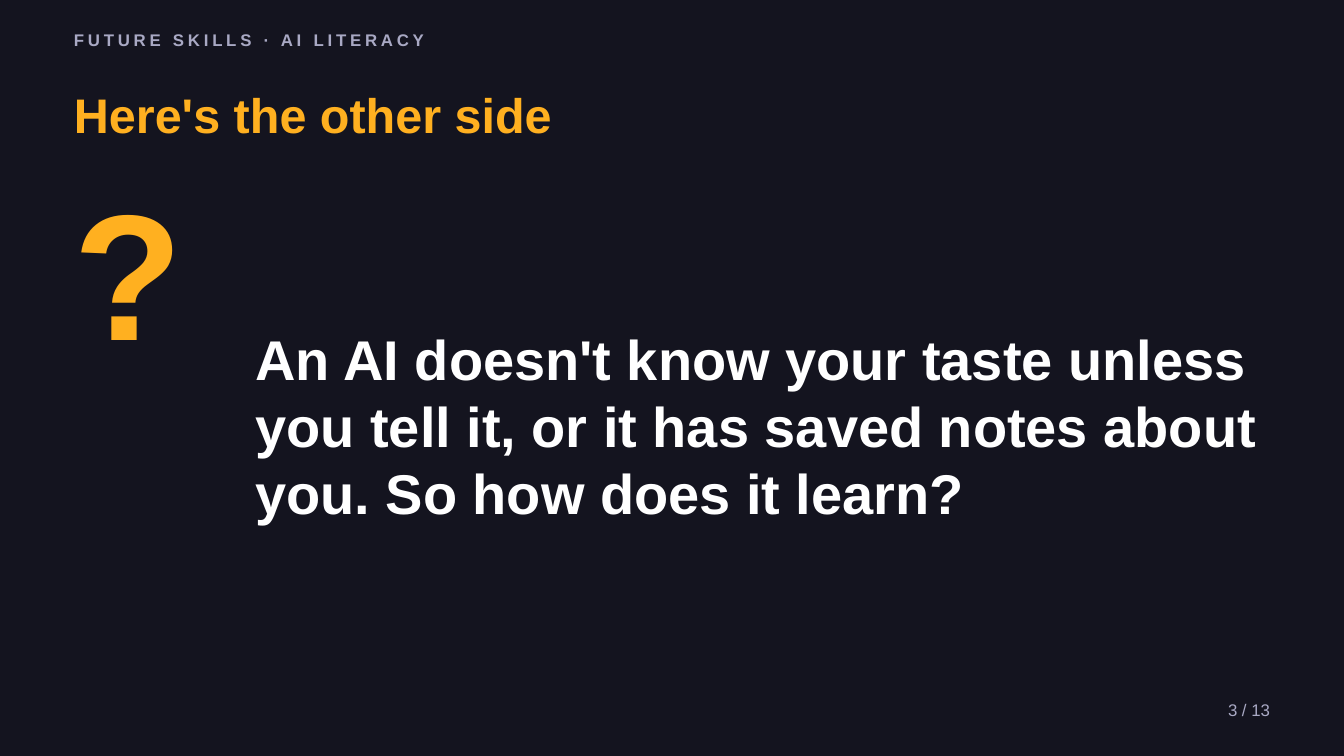
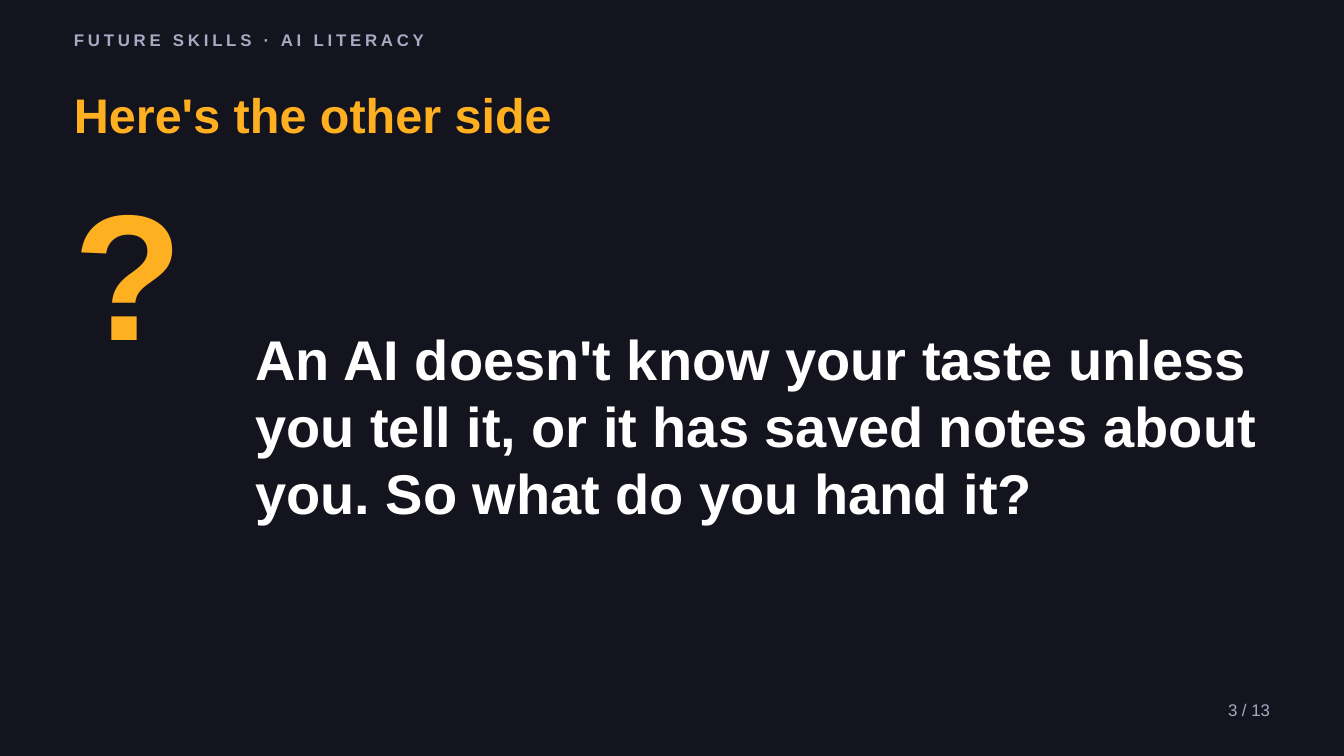
Before and after one commit to phiunit/tptphi, a slide deck: slide 3 of products/ai-taste-file/dist/Teach AI Your Taste - Slides.pptx. Drawn at 1344x756 pixels with LibreOffice and Linux fonts; fonts in the diff are those of the drawing. Boxes give left, top, right and bottom in pixels: in the first picture for what was removed or moved away, otherwise in the second. Text is boxed around its words. In the diff, an @@ line names an element or a change of style, - is before the commit and + after.

```diff
--- a/products/ai-taste-file/dist/Teach AI Your Taste - Slides.pptx
+++ b/products/ai-taste-file/dist/Teach AI Your Taste - Slides.pptx
@@ text at (255,339,1256,524): text changed @@
-An AI doesn't know your taste unless you tell it, or it has saved notes about you. So how does it learn?
+An AI doesn't know your taste unless you tell it, or it has saved notes about you. So what do you hand it?
```
Also in this commit, not shown: 8 other slides changed, 35 other files.
